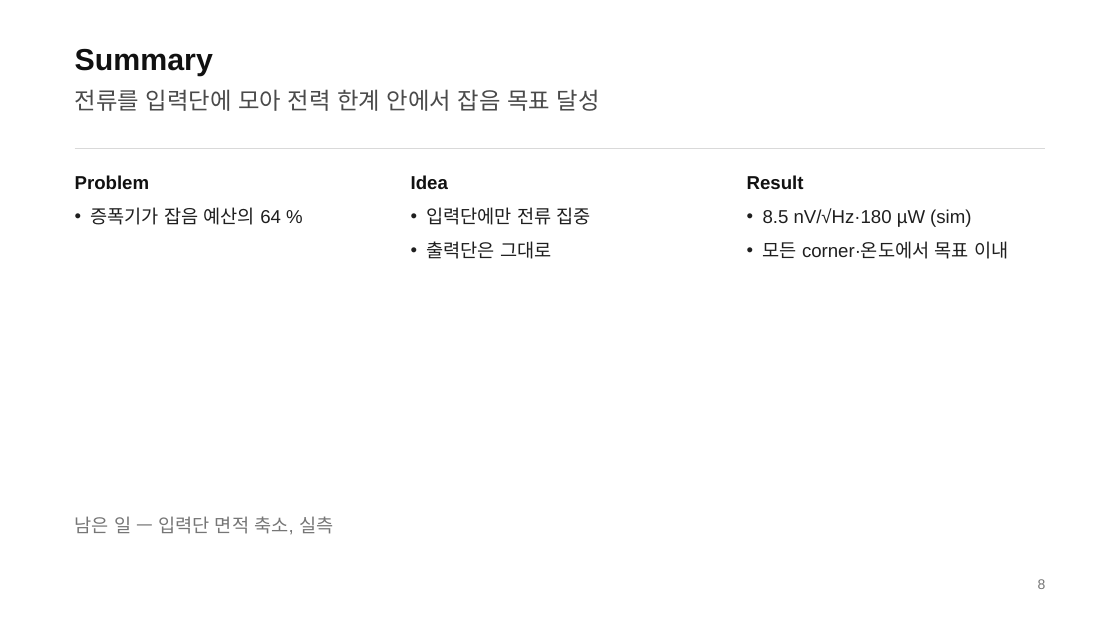
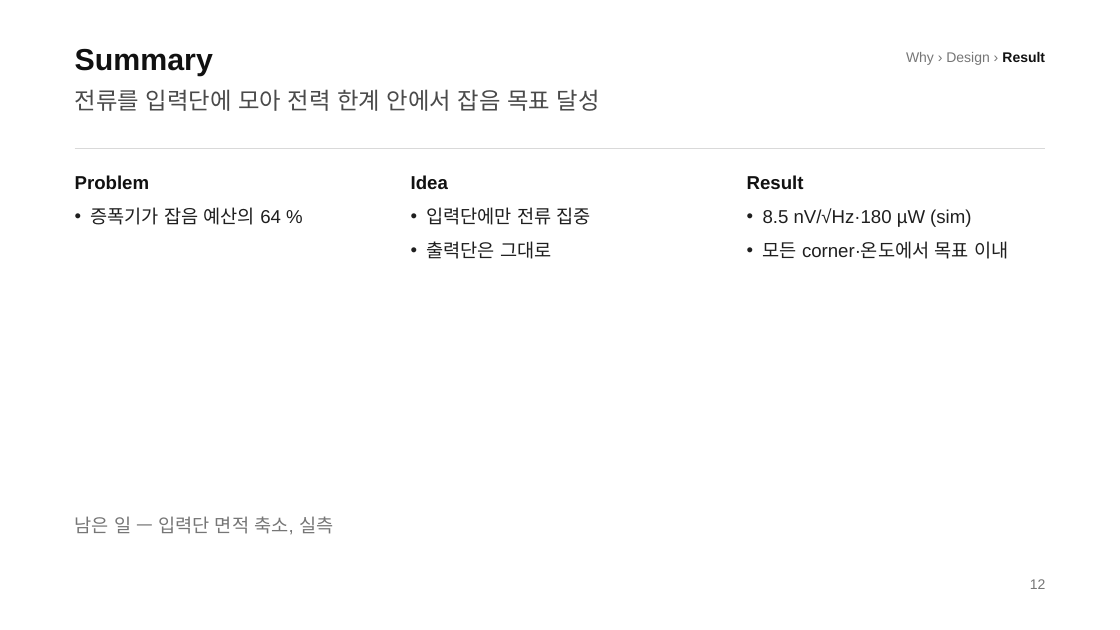
Before and after one commit to Coxwoo/simple-pt-jsw, a slide deck: slide 12 of example/demo_amp.pptx (slide 8 before the commit). Drawn at 1120x630 pixels with LibreOffice and Linux fonts; fonts in the diff are those of the drawing. Boxes give left, top, right and bottom in pixels: in the first picture for what was removed or moved away, otherwise in the second. Text is boxed around its words. In the diff, an @@ line names an element or a change of style, - is before the commit and + after.

```diff
--- a/example/demo_amp.pptx
+++ b/example/demo_amp.pptx
@@ text added at [906,52,1045,65], 12 pt, text #767676 @@
+Why › Design › Result
@@ text at [1030,579,1046,589]: text changed @@
-8
+12
```
Also in this commit, not shown: 9 other slides changed, 4 slides added, 32 other files.
